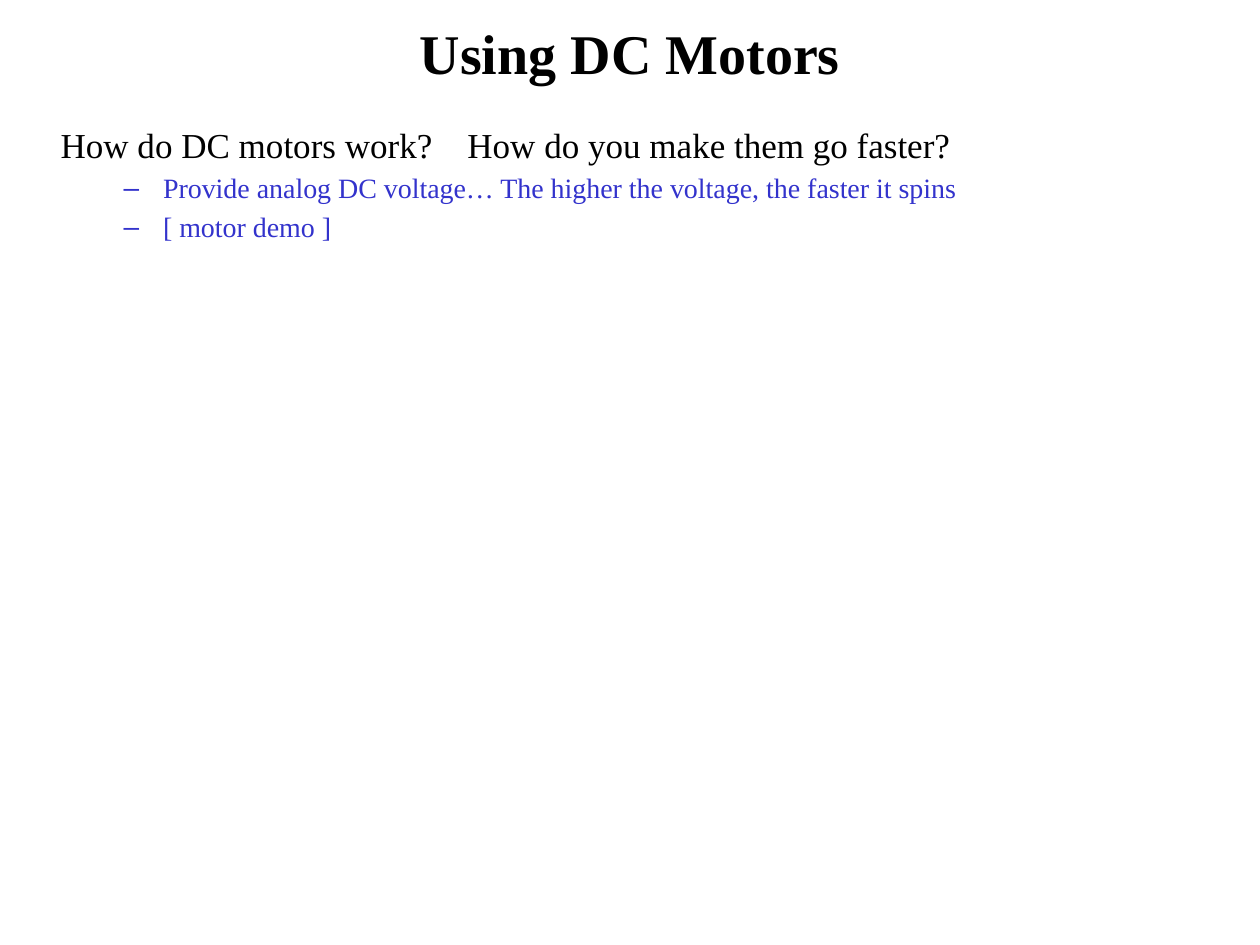
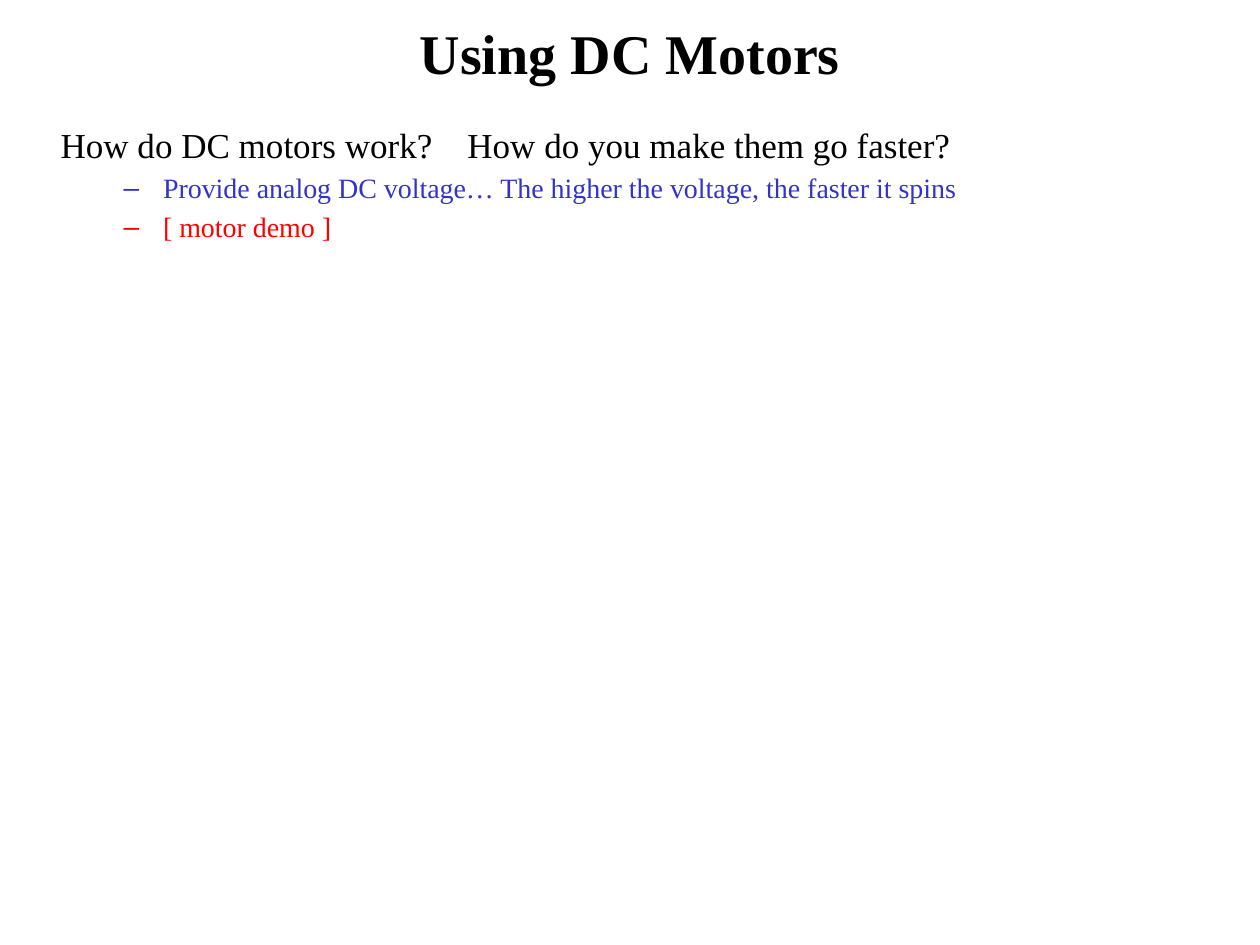
Before and after one commit to pw4rn3r/ECE382, a slide deck: slide 4 of notes/L31/Lsn32.pptx. Drawn at 1260x945 pixels with LibreOffice and Linux fonts; fonts in the diff are those of the drawing. Boxes give left, top, right and bottom in pixels: in the first picture for what was removed or moved away, otherwise in the second. Text is boxed around its words. In the diff, an @@ line names an element or a change of style, - is before the commit and + after.

```diff
--- a/notes/L31/Lsn32.pptx
+++ b/notes/L31/Lsn32.pptx
@@ text at box(179, 217, 315, 238): text colour #3333CC to #FF0000 in "[ motor demo ]" @@
```
Also in this commit, not shown: 5 other slides changed, 3 slides added, 1 slide removed.
